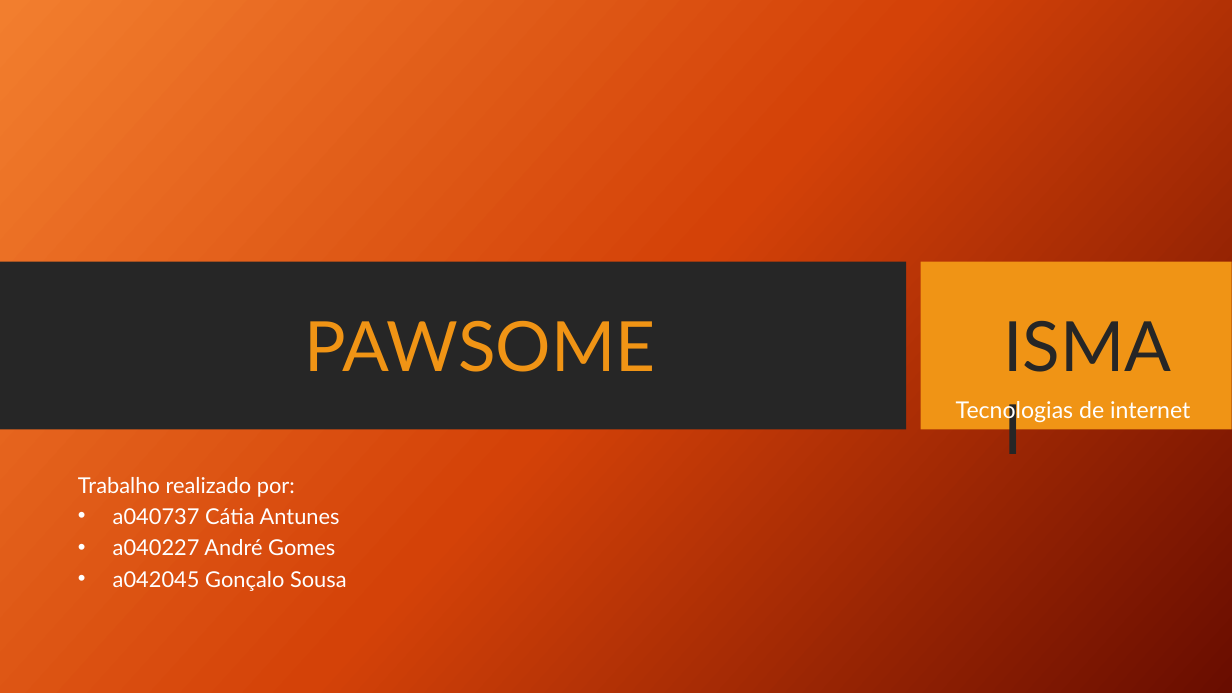
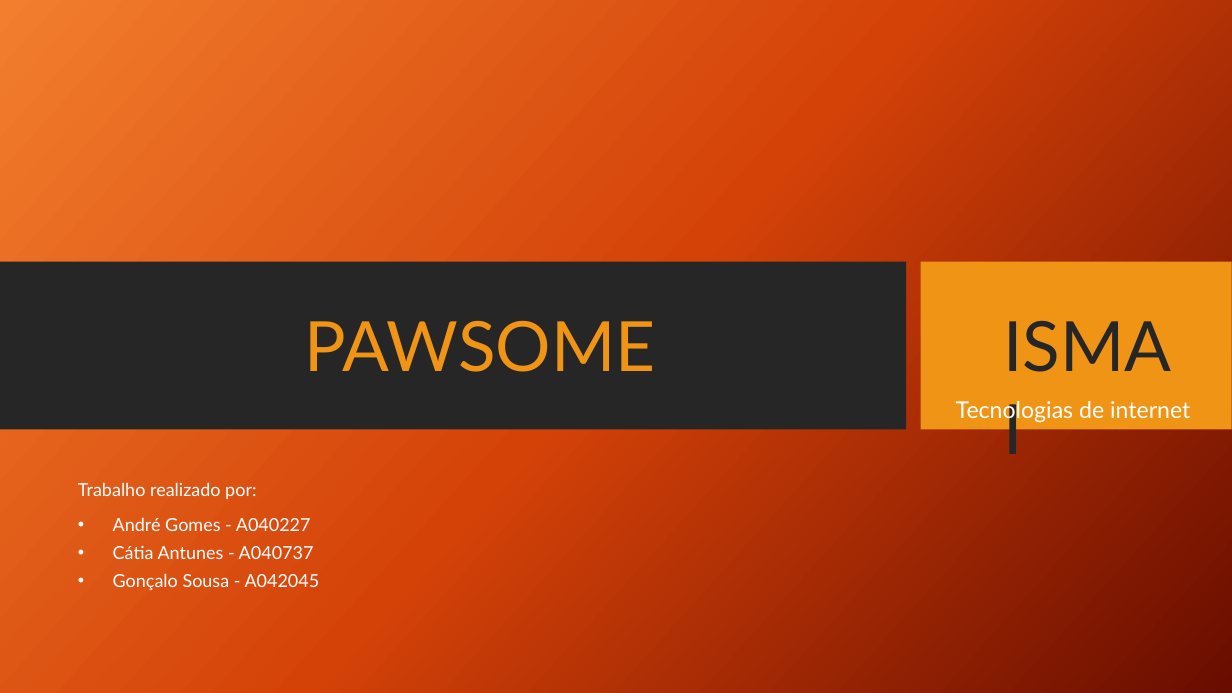
Before and after one commit to INF22TIG20/Report_TIM1, a slide deck: slide 1 of report/PAWSOME.pptx. Drawn at 1232x693 pixels with LibreOffice and Linux fonts; fonts in the diff are those of the drawing; background and template pictures are left out. Boxes give left, top, right and bottom in pixels: in the first picture for what was removed or moved away, otherwise in the second. Text is boxed around its words. In the diff, an @@ line names an element or a change of style, - is before the commit and + after.

Commit message:
upd pptx

```diff
--- a/report/PAWSOME.pptx
+++ b/report/PAWSOME.pptx
@@ subtitle at bbox=[78, 482, 256, 499]: size 17 to 14 pt in "Trabalho realizado por:"; line spacing 0.7 to 1 @@
@@ subtitle at bbox=[113, 517, 320, 591]: text changed; size 17 to 14 pt @@
-• a040737 Cátia Antunes
-• a040227 André Gomes
-• a042045 Gonçalo Sousa
+• André Gomes - A040227
+• Cátia Antunes - A040737
+• Gonçalo Sousa - A042045
```
Also in this commit, not shown: 3 other slides changed.
